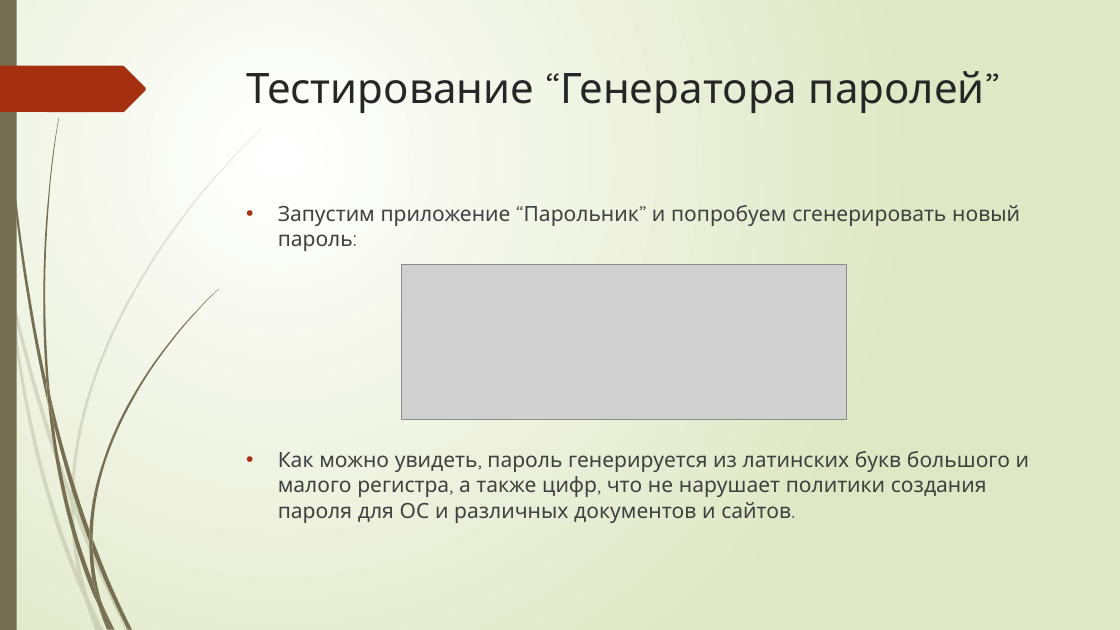
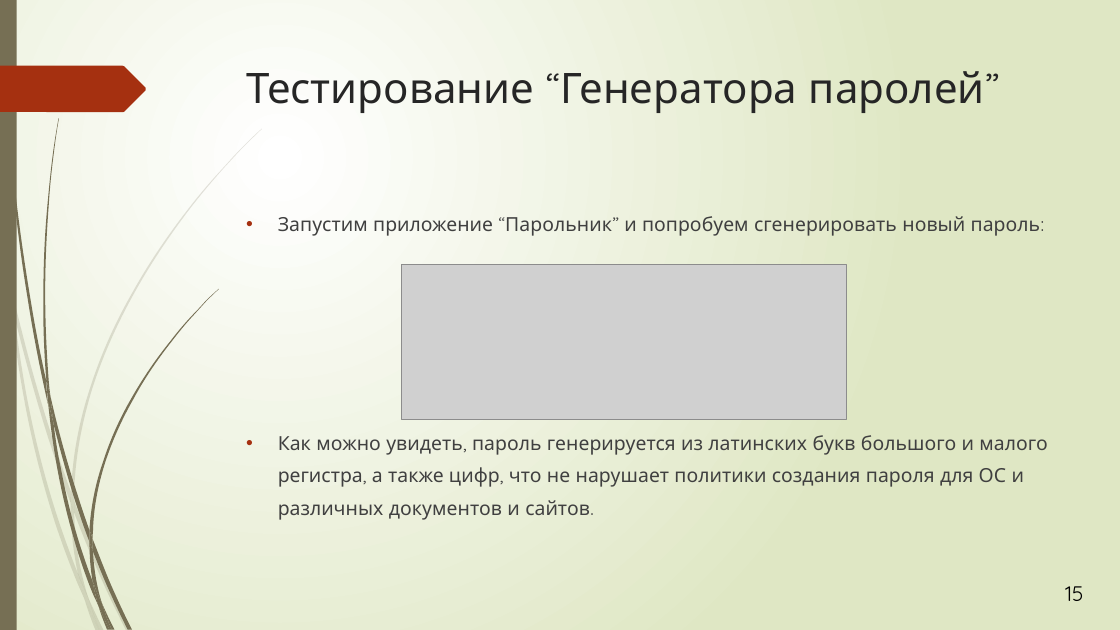
Before and after one commit to sashastahiev/ProisvodPractica, a slide deck: slide 15 of Разработка механизма защиты информации и персональных данных.pptm. Drawn at 1120x630 pixels with LibreOffice and Linux fonts; fonts in the diff are those of the drawing; grey boxes stand for pictures. Boxes give left, top, right and bottom in pixels: in the first picture for what was removed or moved away, otherwise in the second. Text is boxed around its words. In the diff, an @@ line names an element or a change of style, - is before the commit and + after.

```diff
--- a/Разработка механизма защиты информации и персональных данных.pptm
+++ b/Разработка механизма защиты информации и персональных данных.pptm
@@ text "Запустим приложение “Парольник” и попробуем ..." at <box>278,216,1047,520</box>: size 18 to 16.6 pt; line spacing 1 to 1.5; line spacing 1 to 1.4 @@
@@ text added at <box>1065,586,1084,601</box>, 18 pt, text #000000 @@
+15
```
Also in this commit, not shown: 13 other slides changed, 2 slides added, 2 slides removed, 2 other files.
